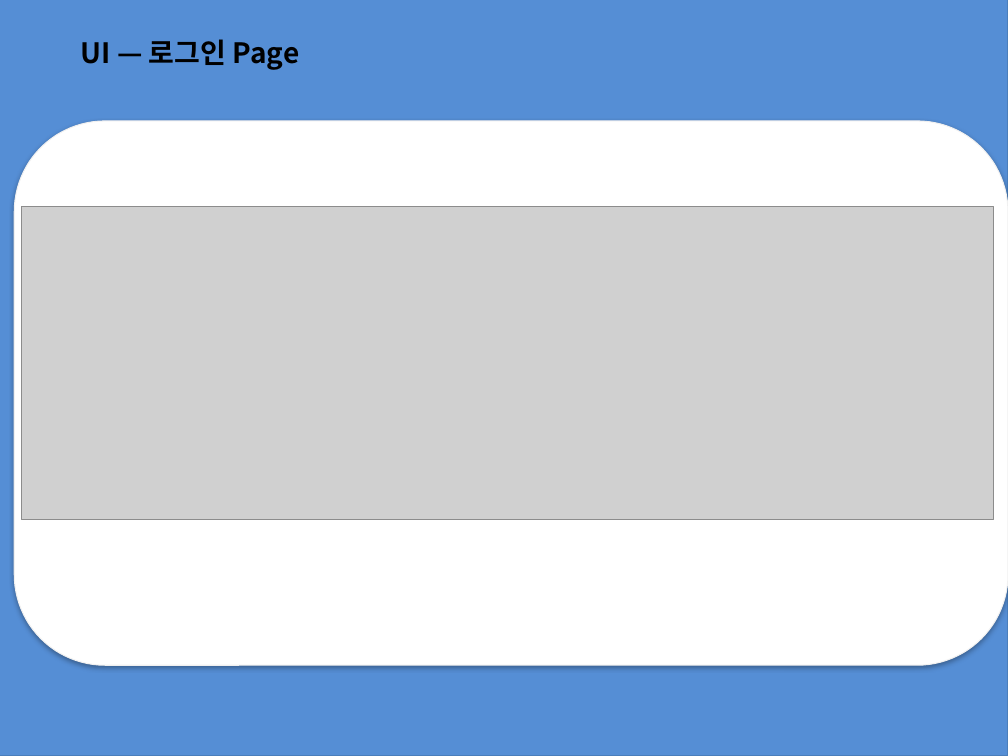
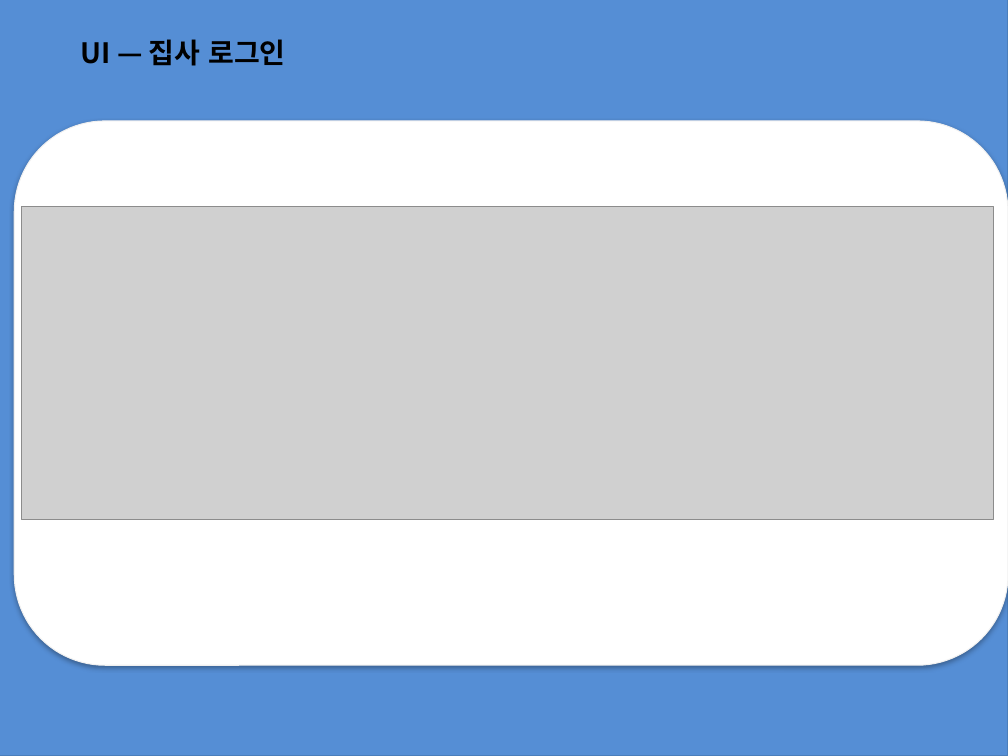
Before and after one commit to jwbaik98/project, a slide deck: slide 10 of 2조 프로젝트 과제(제작중).pptx. Drawn at 1008x756 pixels with LibreOffice and Linux fonts; fonts in the diff are those of the drawing; grey boxes stand for pictures. Boxes give left, top, right and bottom in pixels: in the first picture for what was removed or moved away, otherwise in the second. Text is boxed around its words. In the diff, an @@ line names an element or a change of style, - is before the commit and + after.

```diff
--- a/2조 프로젝트 과제(제작중).pptx
+++ b/2조 프로젝트 과제(제작중).pptx
@@ text at (80,39,285,66): text changed @@
-UI — 로그인 Page
+UI — 집사 로그인
```
Also in this commit, not shown: 9 other slides changed.
